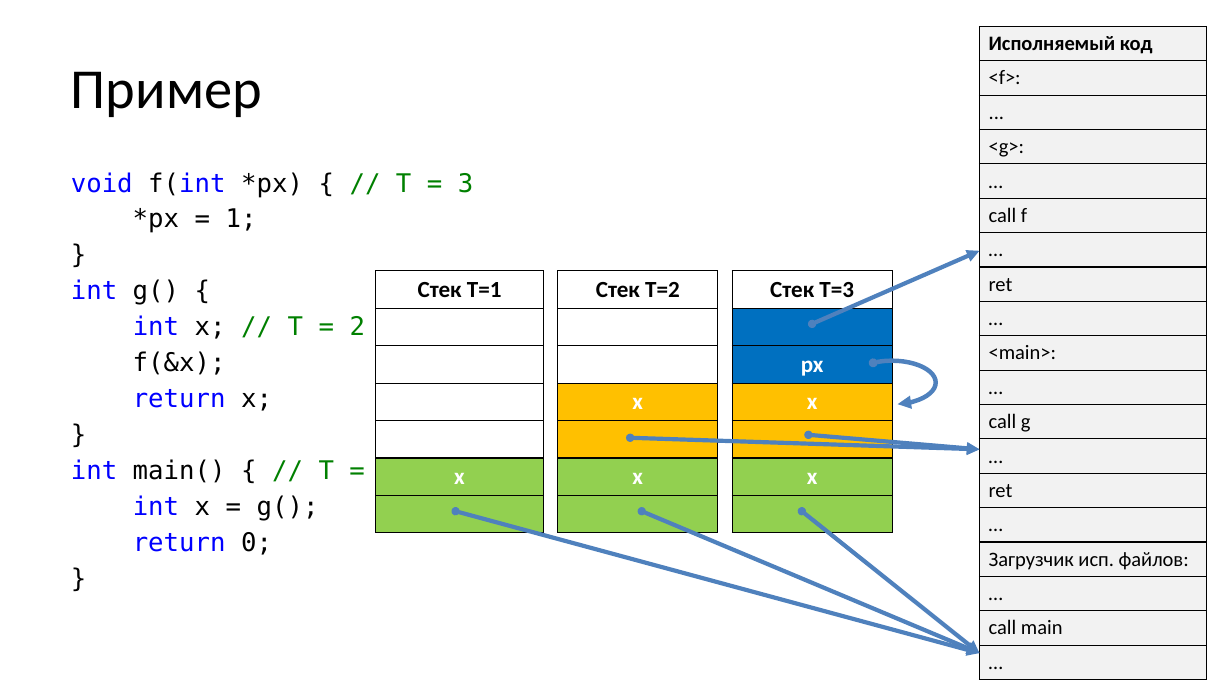
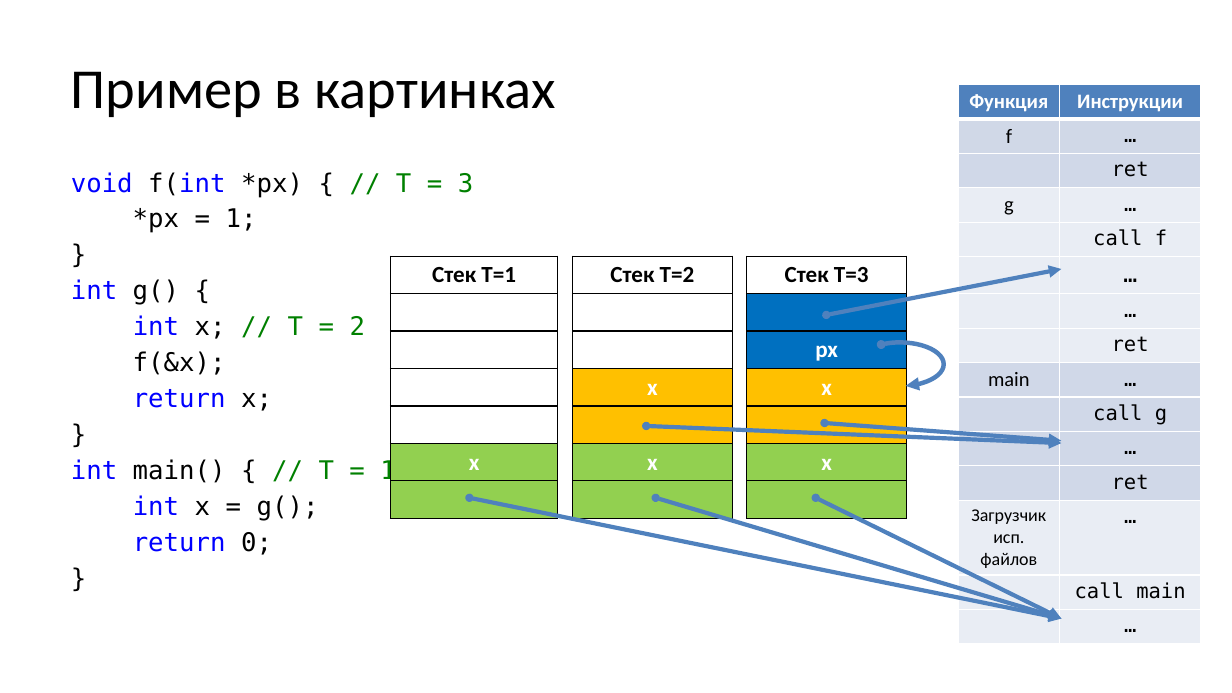
Before and after one commit to Evgueni-Petrov-aka-espetrov/Algorithms-and-Programming-in-C-pptx, a slide deck: slide 38 of 05 Функции.pptx (slide 9 before the commit). Drawn at 1232x693 pixels with LibreOffice and Linux fonts; fonts in the diff are those of the drawing. Boxes give left, top, right and bottom in pixels: in the first picture for what was removed or moved away, otherwise in the second. Text is boxed around its words. In the diff, an @@ line names an element or a change of style, - is before the commit and + after.

```diff
--- a/05 Функции.pptx
+++ b/05 Функции.pptx
@@ title at (71,71,555,117): text changed @@
-Пример
+Пример в картинках
@@ table at (958,85,1201,637) @@
-Исполняемый код
-<f>:
-...
-<g>:
-…
-call f
-…
-ret
-…
-<main>:
-…
-call g
-…
-ret
-…
-Загрузчик исп. файлов:
-…
-call main
-…
+Функция | Инструкции
+f | …
+ | ret
+g | …
+ | call f
+ | …
+ | …
+ | ret
+main | …
+ | call g
+ | …
+ | ret
+Загрузчик исп. файлов | …
+ | call main
+ | …
@@ table: place and size @@
-table at (980,27,1207,671)
+table at (958,85,1201,637)
@@ 3 tables: place and size @@
-3 tables at (376,271,892,530)
+3 tables at (391,256,907,515)
@@ double arrow moved from (812, 324) - (980, 250) to (826, 315) - (1062, 269) @@
@@ rectangle removed at (798,319,812,334) @@
@@ arc (boxed as its full ellipse): place and size @@
-arc (boxed as its full ellipse) at (848,360,935,404)
+arc (boxed as its full ellipse) at (857,343,944,386)
@@ double arrow moved from (630, 438) - (980, 449) to (646, 426) - (1062, 444) @@
@@ double arrow moved from (809, 435) - (980, 449) to (824, 423) - (1062, 441) @@
@@ double arrow moved from (456, 511) - (980, 653) to (470, 498) - (1062, 618) @@
@@ double arrow moved from (642, 511) - (980, 653) to (656, 498) - (1062, 618) @@
@@ double arrow moved from (802, 511) - (980, 653) to (816, 498) - (1062, 618) @@
```
Also in this commit, not shown: 17 other slides changed, 81 slides added, 2 slides removed.
